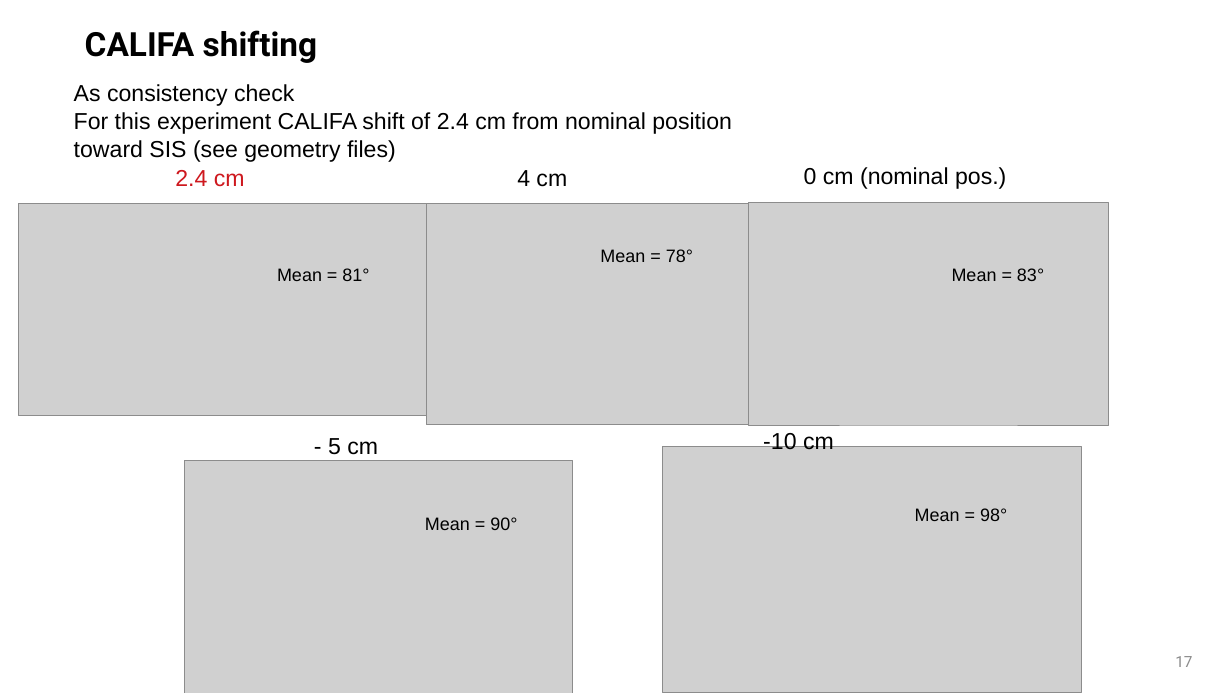
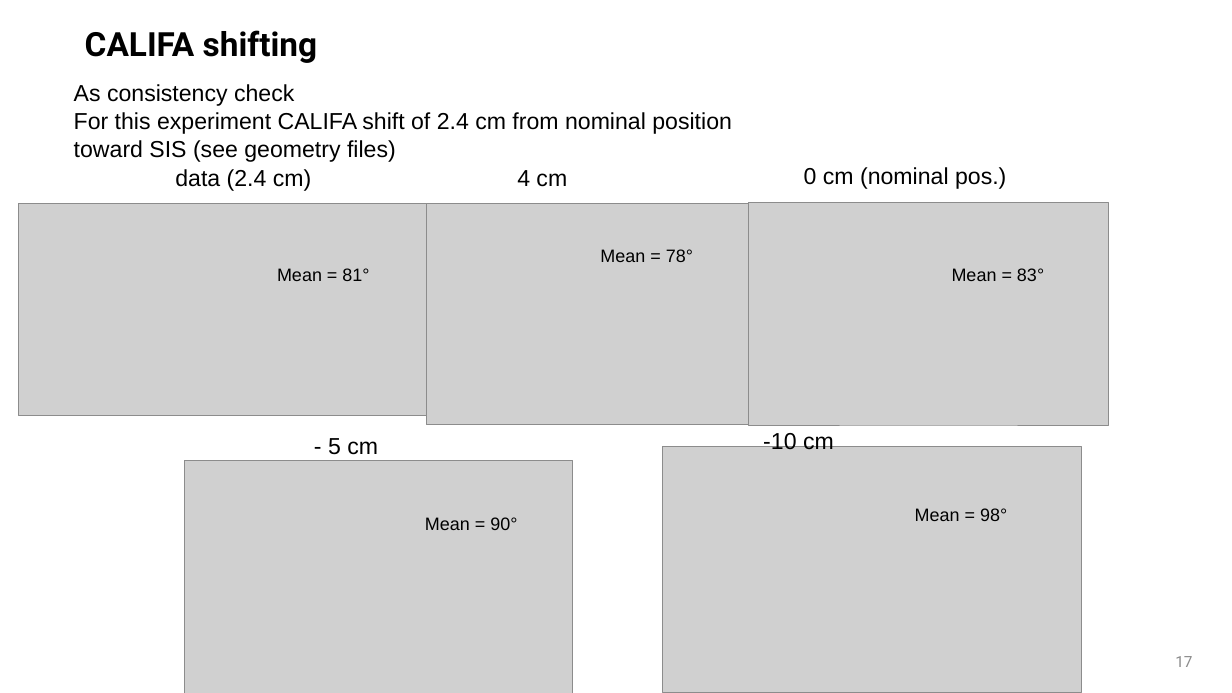
Before and after one commit to jenegger/r3b_wg, a slide deck: slide 17 of presentation_wg.odp. Drawn at 1232x693 pixels with LibreOffice and Linux fonts; fonts in the diff are those of the drawing; grey boxes stand for pictures; background and template pictures are left out. Boxes give left, top, right and bottom in pixels: in the first picture for what was removed or moved away, otherwise in the second. Text is boxed around its words. In the diff, an @@ line names an element or a change of style, - is before the commit and + after.

Commit message:
califa shift

```diff
--- a/presentation_wg.odp
+++ b/presentation_wg.odp
@@ text at box(175, 169, 311, 191): text changed; text colour #CE181E to #000000 @@
-2.4 cm
+data (2.4 cm)
```
Also in this commit, not shown: 1 other file.
